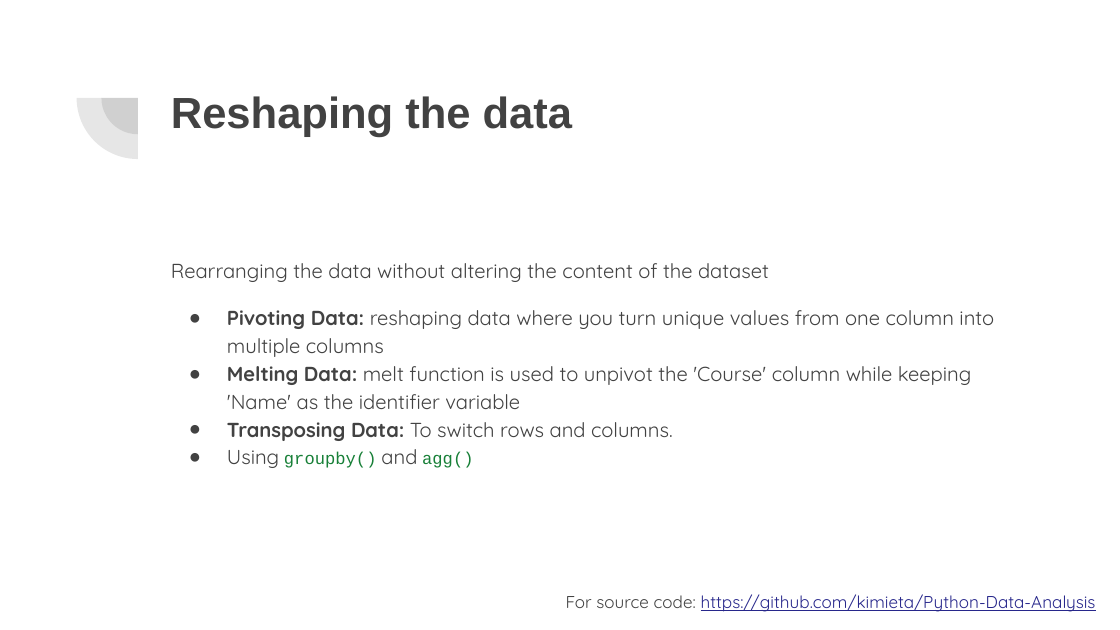
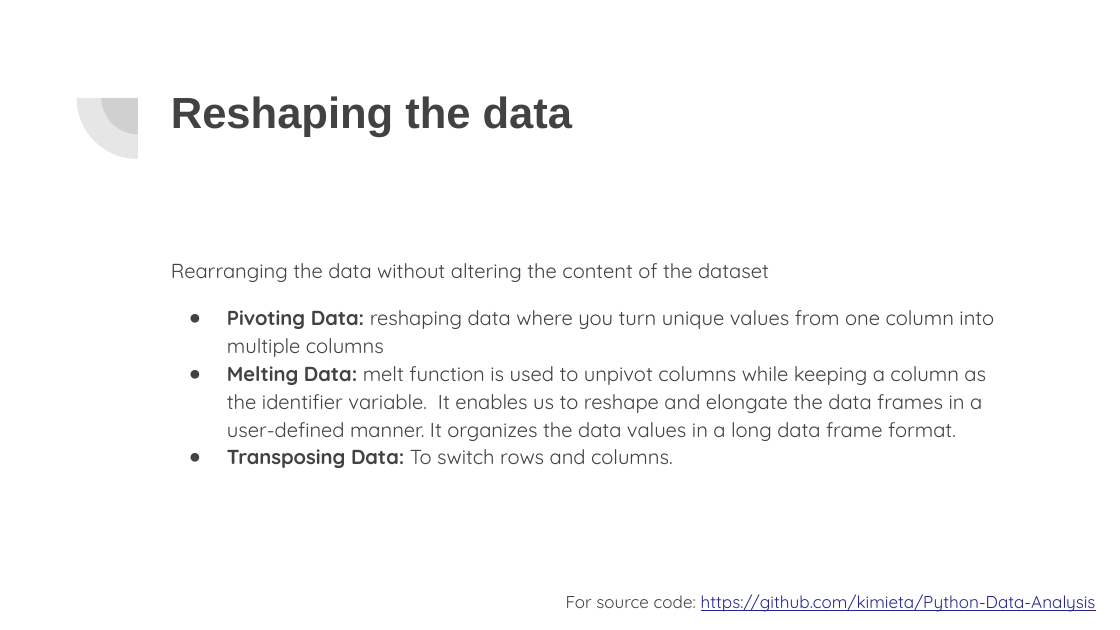
Before and after one commit to kimieta/Python-Data-Analysis, a slide deck: slide 10 of Data Analysis 2.pptx. Drawn at 1120x630 pixels with LibreOffice and Linux fonts; fonts in the diff are those of the drawing. Boxes give left, top, right and bottom in pixels: in the first picture for what was removed or moved away, otherwise in the second. Text is boxed around its words. In the diff, an @@ line names an element or a change of style, - is before the commit and + after.

```diff
--- a/Data Analysis 2.pptx
+++ b/Data Analysis 2.pptx
@@ text at bbox=[227, 366, 986, 441]: text changed @@
-● Melting Data: melt function is used to unpivot the 'Course' column while keeping 'Name' as the identifier variable
+● Melting Data: melt function is used to unpivot columns while keeping a column as the identifier variable. It enables us to reshape and elongate the data frames in a user-defined manner. It organizes the data values in a long data frame format.
@@ text at bbox=[227, 449, 473, 468]: paragraph removed @@
-● Using groupby() and agg()
```
Also in this commit, not shown: 2 other slides changed.
